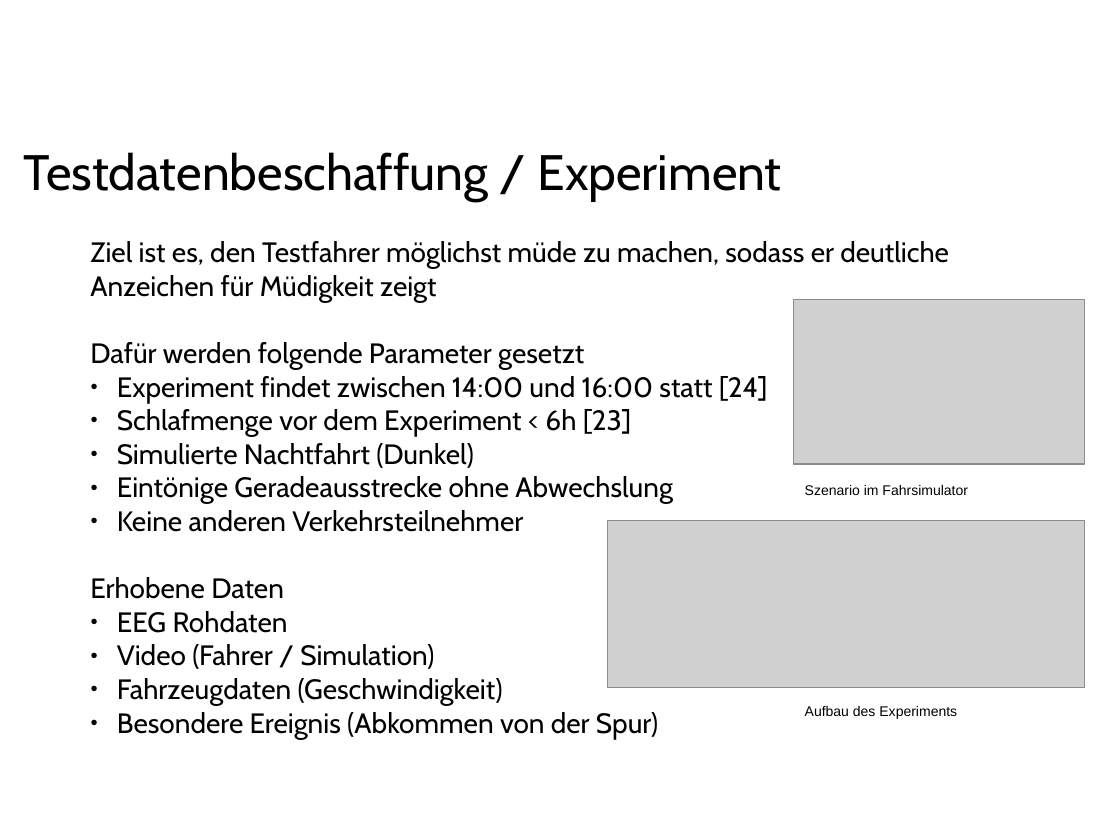
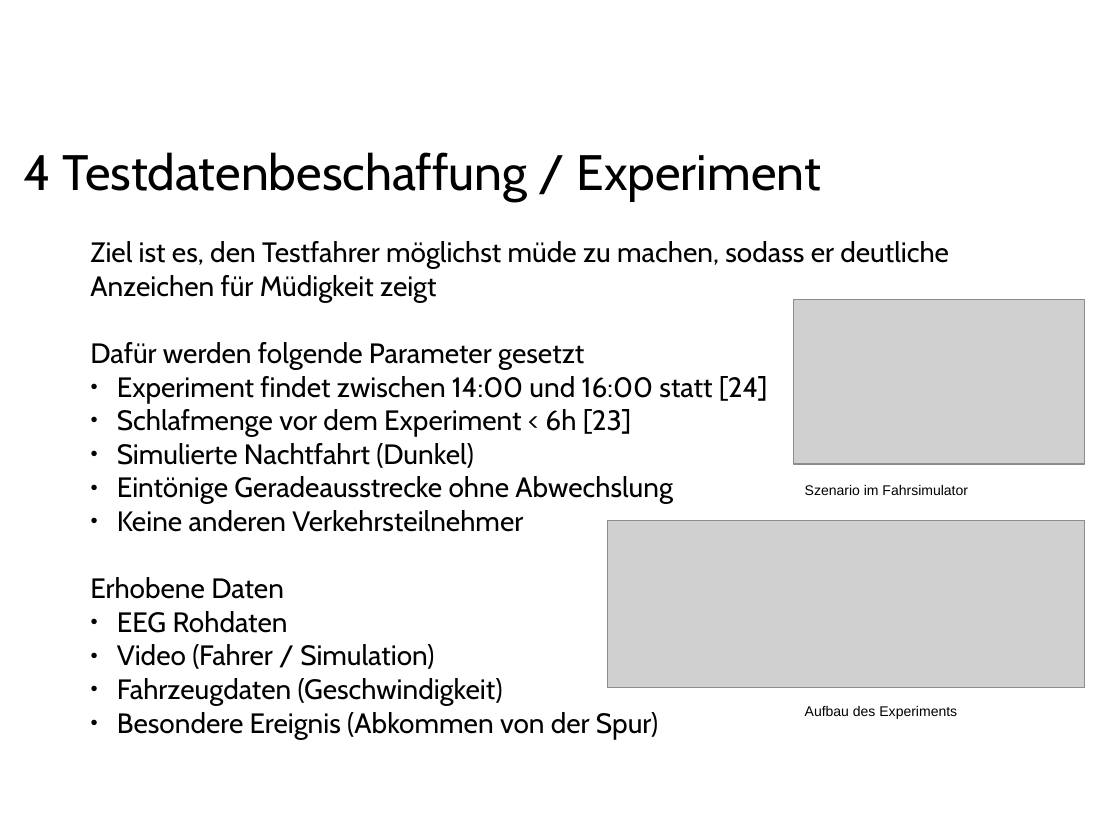
Before and after one commit to ppasler/current-adas, a slide deck: slide 9 of project/presentation/Praesentation_PoSDBoS_Pasler.odp. Drawn at 1120x840 pixels with LibreOffice and Linux fonts; fonts in the diff are those of the drawing; grey boxes stand for pictures; background and template pictures are left out. Boxes give left, top, right and bottom in pixels: in the first picture for what was removed or moved away, otherwise in the second. Text is boxed around its words. In the diff, an @@ line names an element or a change of style, - is before the commit and + after.

```diff
--- a/project/presentation/Praesentation_PoSDBoS_Pasler.odp
+++ b/project/presentation/Praesentation_PoSDBoS_Pasler.odp
@@ text at [24,152,820,200]: text changed @@
-Testdatenbeschaffung / Experiment
+4 Testdatenbeschaffung / Experiment
```
Also in this commit, not shown: 10 other slides changed, 8 slides added, 1 slide removed, 11 other files.
